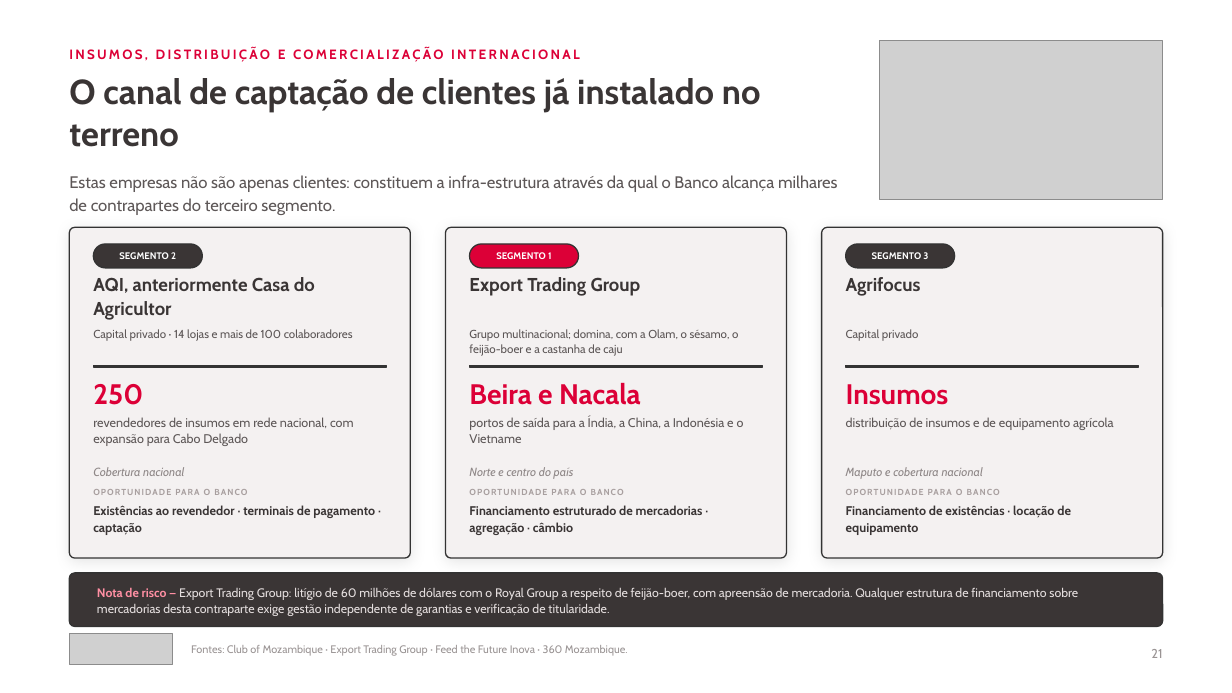
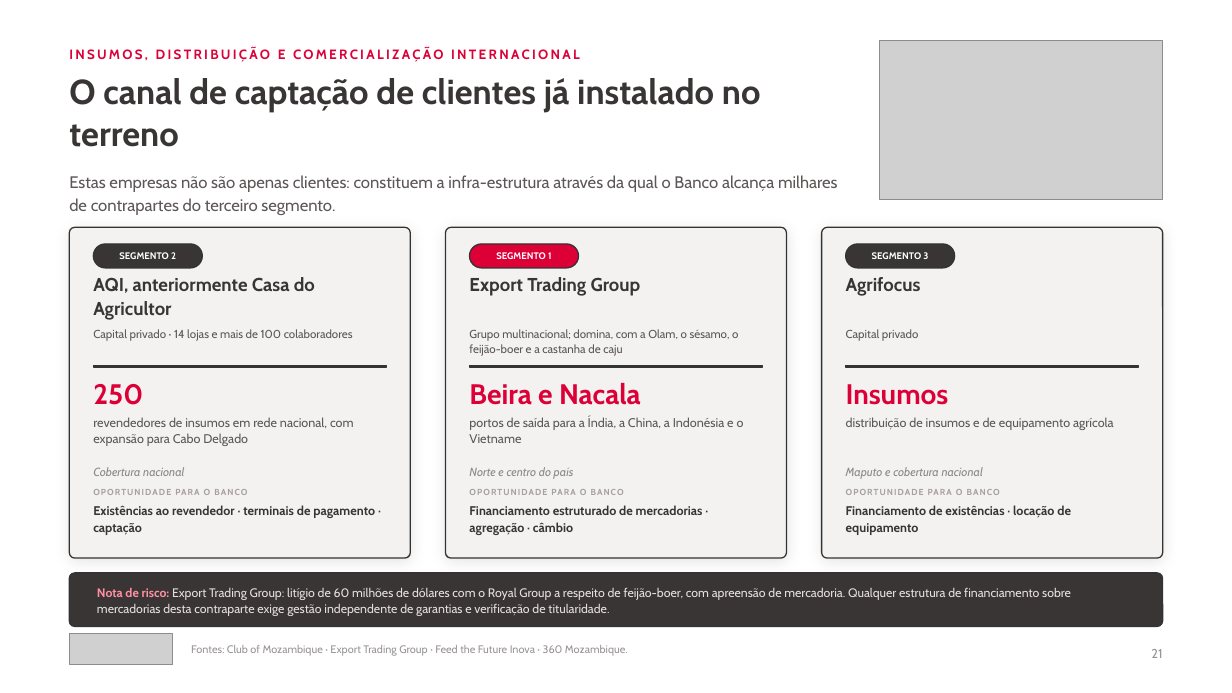
Before and after one commit to timoteomirolejr-hue/momo, a slide deck: slide 21 of cvp-agronegocios/CVP_Agronegocios_Absa_Mocambique_2026.pptx. Drawn at 1232x693 pixels with LibreOffice and Linux fonts; fonts in the diff are those of the drawing; grey boxes stand for pictures. Boxes give left, top, right and bottom in pixels: in the first picture for what was removed or moved away, otherwise in the second. Text is boxed around its words. In the diff, an @@ line names an element or a change of style, - is before the commit and + after.

```diff
--- a/cvp-agronegocios/CVP_Agronegocios_Absa_Mocambique_2026.pptx
+++ b/cvp-agronegocios/CVP_Agronegocios_Absa_Mocambique_2026.pptx
@@ text at [97,587,1071,616]: text changed @@
-Nota de risco — Export Trading Group: litígio de 60 milhões de dólares com o Royal Group a respeito de feijão-boer, com apreensão de mercadoria. Qualquer estrutura de financiamento sobre mercadorias desta contraparte exige gestão independente de garantias e verificação de titularidade.
+Nota de risco: Export Trading Group: litígio de 60 milhões de dólares com o Royal Group a respeito de feijão-boer, com apreensão de mercadoria. Qualquer estrutura de financiamento sobre mercadorias desta contraparte exige gestão independente de garantias e verificação de titularidade.
```
Also in this commit, not shown: 7 other slides changed, 1 other file.
